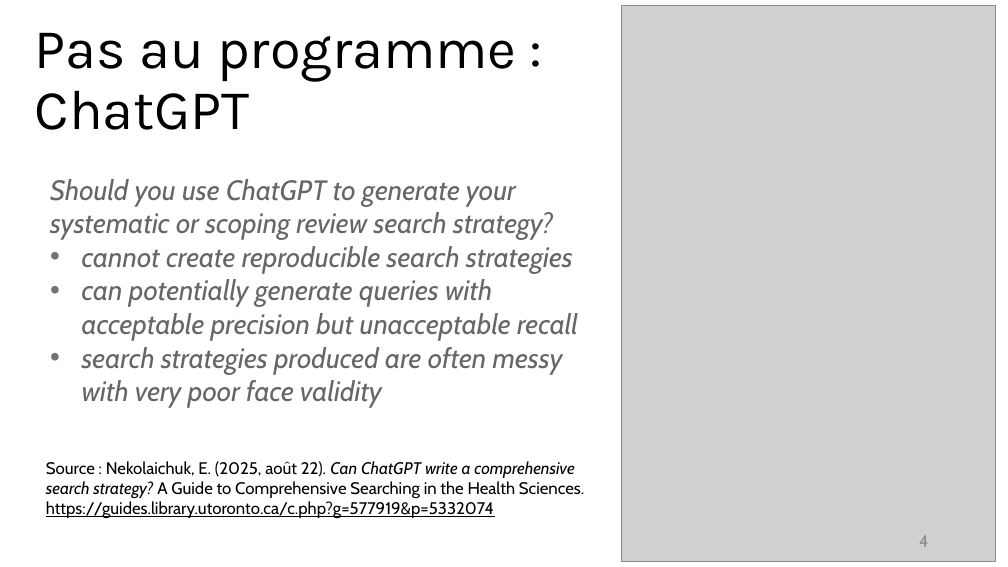
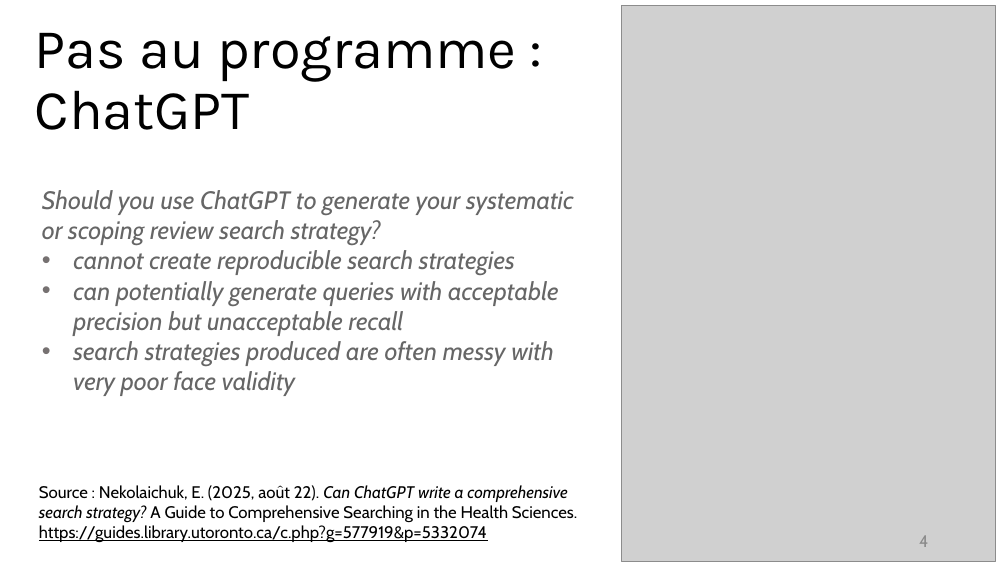
Before and after one commit to fflamerie/intro_revlit, a slide deck: slide 4 of docs/Intro_RevLit.odp. Drawn at 1008x567 pixels with LibreOffice and Linux fonts; fonts in the diff are those of the drawing; grey boxes stand for pictures. Boxes give left, top, right and bottom in pixels: in the first picture for what was removed or moved away, otherwise in the second. Text is boxed around its words. In the diff, an @@ line names an element or a change of style, - is before the commit and + after.

```diff
--- a/docs/Intro_RevLit.odp
+++ b/docs/Intro_RevLit.odp
@@ text "Should you use ChatGPT to ...": place and size @@
-text "Should you use ChatGPT to ..." at <box>50,179,578,408</box>
+text "Should you use ChatGPT to ..." at <box>42,190,574,396</box>
@@ text "Should you use ChatGPT to ..." at <box>42,190,574,396</box>: size 20 to 18 pt @@
@@ text "Source : Nekolaichuk, E. (2025, ...": place and size @@
-text "Source : Nekolaichuk, E. (2025, ..." at <box>46,461,584,518</box>
+text "Source : Nekolaichuk, E. (2025, ..." at <box>39,485,577,542</box>
```
Also in this commit, not shown: 1 slide added, 4 other files.
